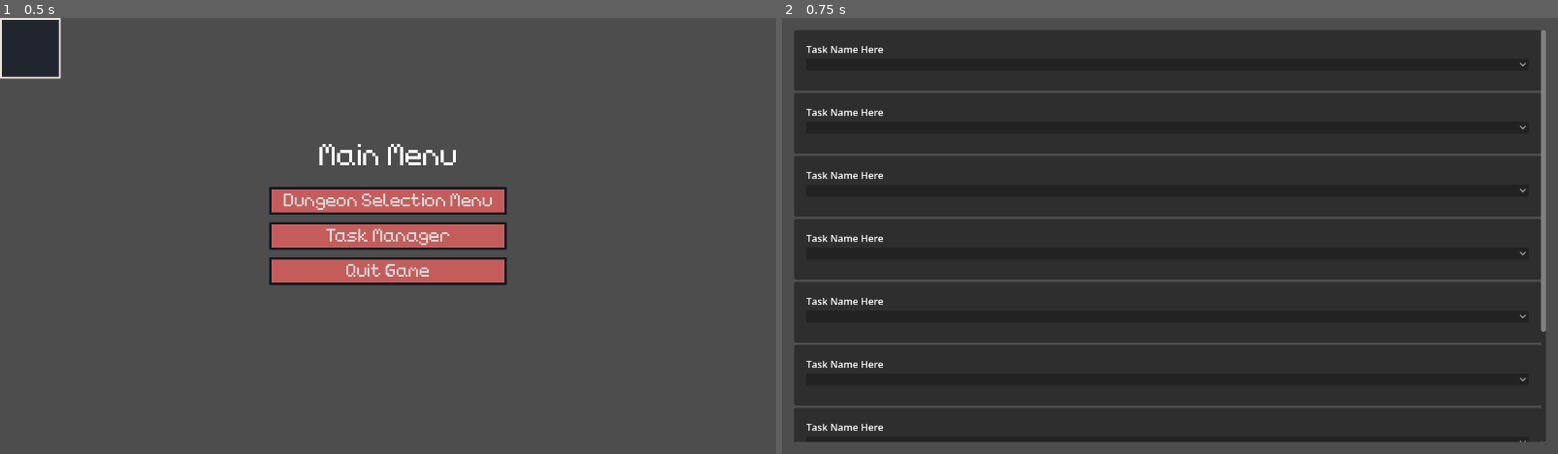
Above: before the commit, frames 1-2 (left to right).
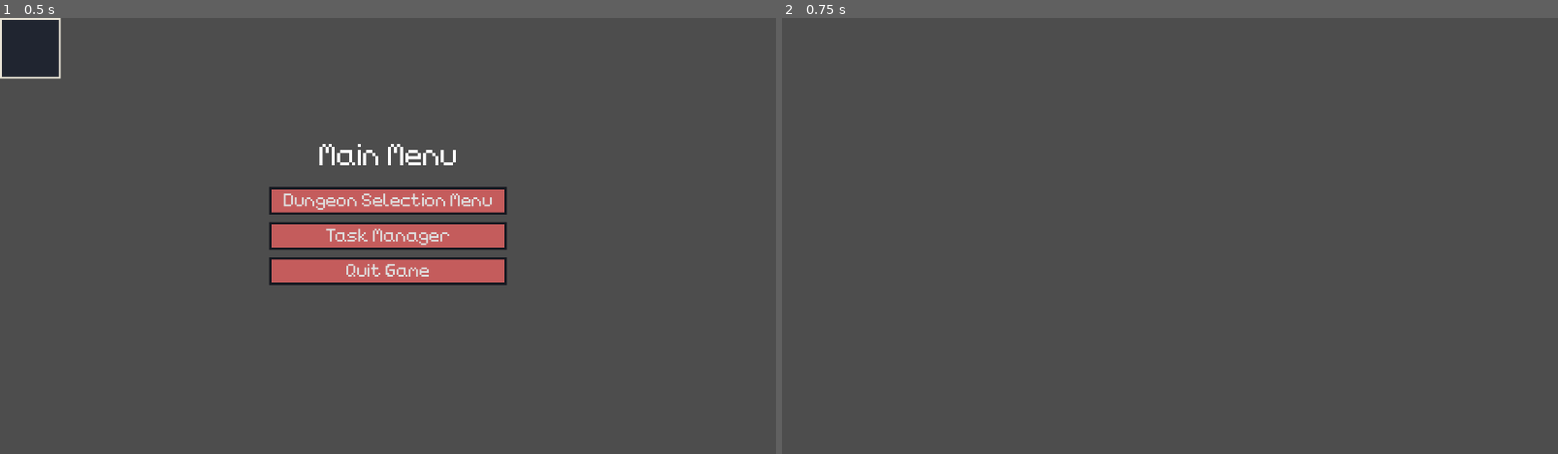
Above: after the commit, the same moments.

Repository: TheHumanMRP/RPG-Life-Tracker
Game: Godot game, scene res://Folders/Systems/Main/Scenes/main_scene.tscn
Same seed, same stepped clock (60 frames per second), same inputs: the game is played once before the commit and once after it. The engine's default icon, where the game draws it, is replaced by a stand-in: a white triangle on a blue panel in a dark square.
Inputs:
- Up to frame 1 (0.5 s): no input
- Up to frame 2 (0.75 s): click "Task Manager" at 0.5 s

Frame 1 is identical in both runs. In frame 2, 87% of the frame differs, in the area x 1-99%, y 2-98%.
Error before the commit: Invalid access to property or key 'tasks_manager' on a base object of type 'Nil'. (res://Folders/Systems/Globals/info_getter.gd:58)

Commit message:
Auto commit at 2026-10-05 21:53:48

Diff:
--- a/Folders/Systems/Task-Manager/Scenes/task_grid.tscn
+++ b/Folders/Systems/Task-Manager/Scenes/task_grid.tscn
@@ -1,6 +1,4 @@
 [gd_scene format=3 uid="uid://begy5501tfsx6"]
-
-[ext_resource type="PackedScene" uid="uid://vt6eolqkwws8" path="res://Folders/Systems/Task-Manager/Scenes/task_entry_scene.tscn" id="1_vs7gx"]
 
 [node name="Task_Grid" type="ScrollContainer" unique_id=77195755]
 anchors_preset = 15
@@ -13,30 +11,3 @@
 layout_mode = 2
 size_flags_horizontal = 3
 size_flags_vertical = 3
-
-[node name="Task_Entry_Scene" parent="VBoxContainer" unique_id=465403137 instance=ExtResource("1_vs7gx")]
-layout_mode = 2
-
-[node name="Task_Entry_Scene2" parent="VBoxContainer" unique_id=1365254451 instance=ExtResource("1_vs7gx")]
-layout_mode = 2
-
-[node name="Task_Entry_Scene3" parent="VBoxContainer" unique_id=189865065 instance=ExtResource("1_vs7gx")]
-layout_mode = 2
-
-[node name="Task_Entry_Scene4" parent="VBoxContainer" unique_id=246469555 instance=ExtResource("1_vs7gx")]
-layout_mode = 2
-
-[node name="Task_Entry_Scene5" parent="VBoxContainer" unique_id=421645514 instance=ExtResource("1_vs7gx")]
-layout_mode = 2
-
-[node name="Task_Entry_Scene6" parent="VBoxContainer" unique_id=923932323 instance=ExtResource("1_vs7gx")]
-layout_mode = 2
-
-[node name="Task_Entry_Scene7" parent="VBoxContainer" unique_id=1660285274 instance=ExtResource("1_vs7gx")]
-layout_mode = 2
-
-[node name="Task_Entry_Scene8" parent="VBoxContainer" unique_id=562353163 instance=ExtResource("1_vs7gx")]
-layout_mode = 2
-
-[node name="Task_Entry_Scene9" parent="VBoxContainer" unique_id=541939615 instance=ExtResource("1_vs7gx")]
-layout_mode = 2
